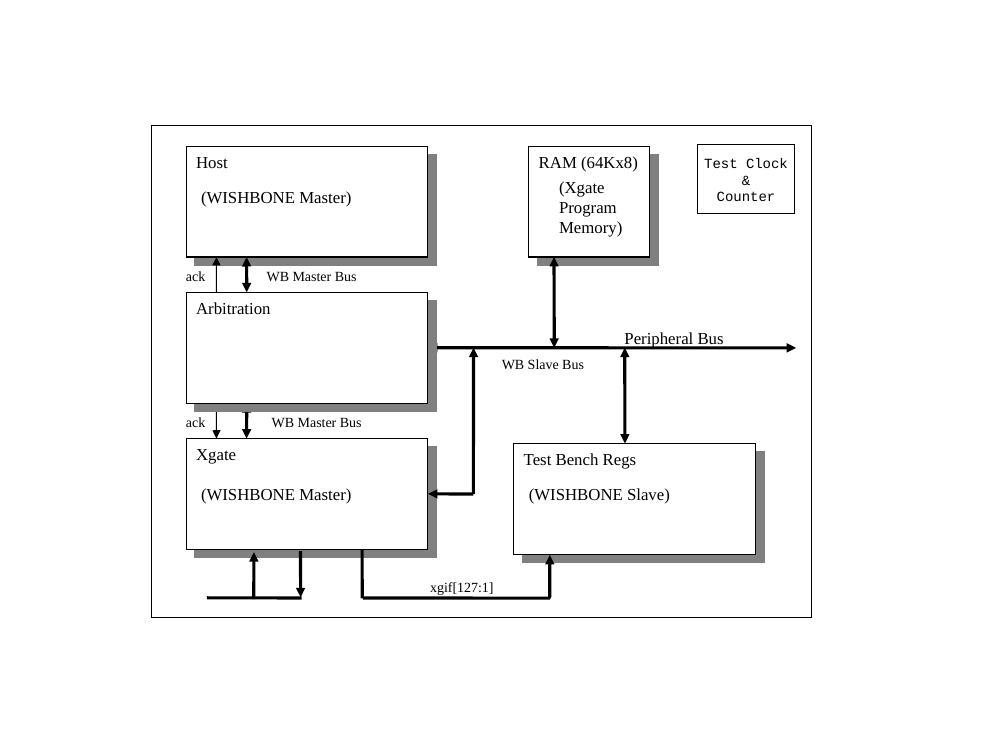
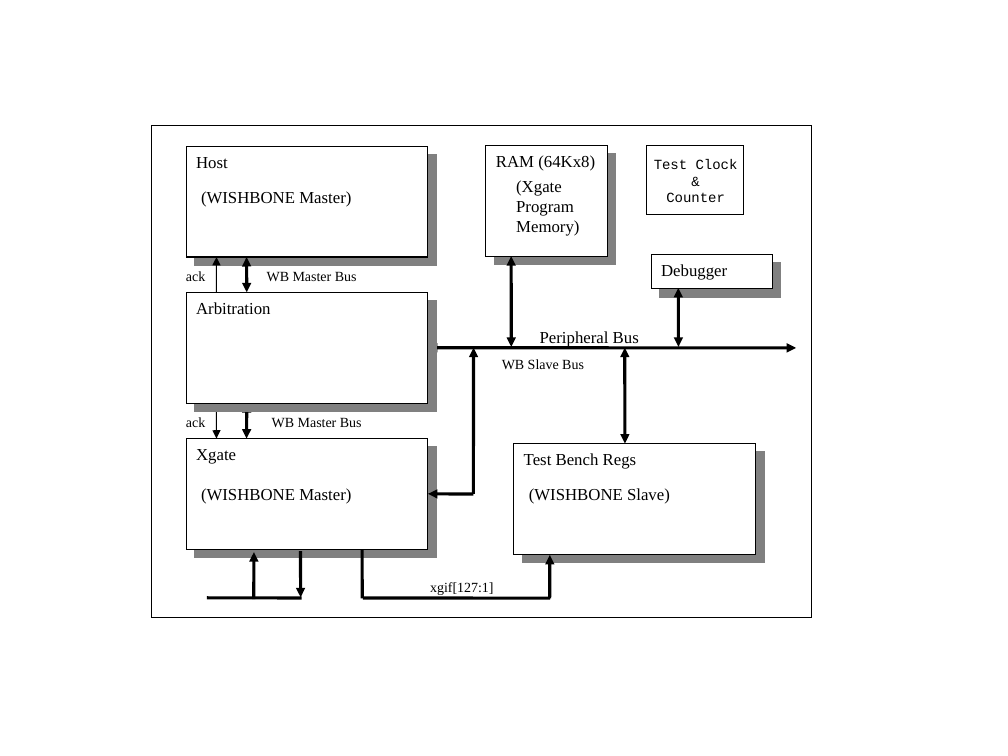
Before and after one commit to freecores/xgate, a slide deck: slide 7 of doc/src/xgate_Structure.ppt. Drawn at 1008x756 pixels with LibreOffice and Linux fonts; fonts in the diff are those of the drawing. Boxes give left, top, right and bottom in pixels: in the first picture for what was removed or moved away, otherwise in the second. Text is boxed around its words. In the diff, an @@ line names an element or a change of style, - is before the commit and + after.

Commit message:
Corrections to instruction set details example code, added test bench debugger.

```diff
--- a/doc/src/xgate_Structure.ppt
+++ b/doc/src/xgate_Structure.ppt
@@ rectangle: place and size @@
-rectangle at (698,145,794,214)
+rectangle at (647,146,744,215)
@@ text "Test Clock": place and size @@
-text "Test Clock" at (704,158,788,201)
+text "Test Clock" at (654,159,738,202)
@@ 1 rectangle, 1 text, 1 double arrow: place and size @@
-1 rectangle, 1 text, 1 double arrow at (529,146,650,348)
+1 rectangle, 1 text, 1 double arrow at (486,145,607,347)
@@ rectangle added at (651,254,772,288), fill #FFFFFF, outline #000000 0.74 pt, 12 pt, text #000000 @@
+Debugger
@@ double arrow added from (678, 288) to (678, 347), #000000 2.24 pt @@
@@ text "Peripheral Bus": place and size @@
-text "Peripheral Bus" at (624,332,724,349)
+text "Peripheral Bus" at (540,331,639,348)
```
Also in this commit, not shown: 2 other files.
